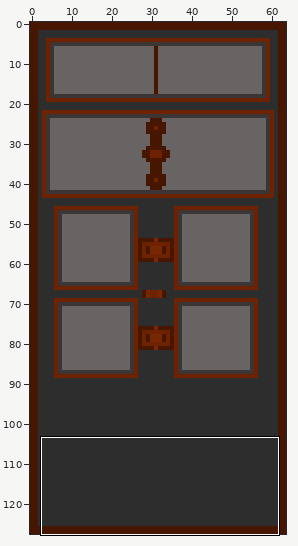
Sprite sheet, stored at core/assets/Inventory.png. Above: a wide view before the commit, with the close-up outlined.
Close-up. Before the edit:
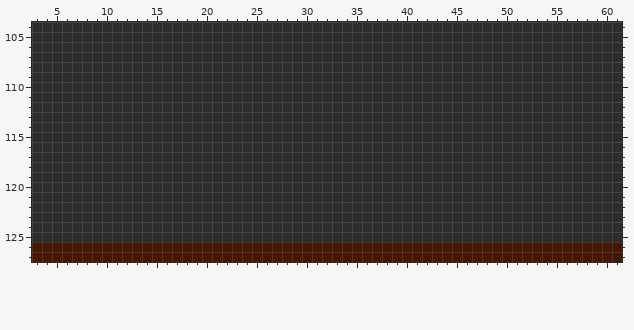
The file is 64x128 pixels. Shown: x 3..61, y 104..127.
New version:
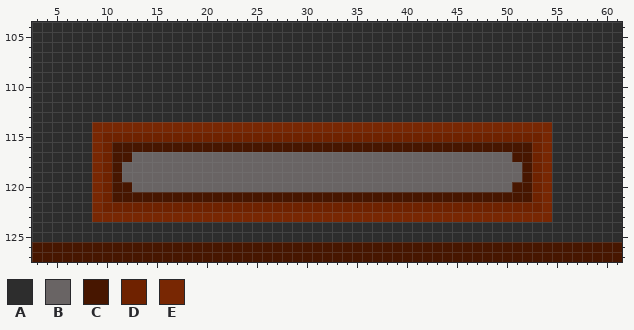
Palette (. is transparent): A #2d2d2d  B #696464  C #471600  D #6f2200  E #782703
Difference:
@@ x 3..61 @@
 113 AAAAAAAAAAAAAAAAAAAAAAAAAAAAAAAAAAAAAAAAAAAAAAAAAAAAAAAAAAA
-114 AAAAAAAAAAAAAAAAAAAAAAAAAAAAAAAAAAAAAAAAAAAAAAAAAAAAAAAAAAA
-115 AAAAAAAAAAAAAAAAAAAAAAAAAAAAAAAAAAAAAAAAAAAAAAAAAAAAAAAAAAA
-116 AAAAAAAAAAAAAAAAAAAAAAAAAAAAAAAAAAAAAAAAAAAAAAAAAAAAAAAAAAA
-117 AAAAAAAAAAAAAAAAAAAAAAAAAAAAAAAAAAAAAAAAAAAAAAAAAAAAAAAAAAA
-118 AAAAAAAAAAAAAAAAAAAAAAAAAAAAAAAAAAAAAAAAAAAAAAAAAAAAAAAAAAA
-119 AAAAAAAAAAAAAAAAAAAAAAAAAAAAAAAAAAAAAAAAAAAAAAAAAAAAAAAAAAA
-120 AAAAAAAAAAAAAAAAAAAAAAAAAAAAAAAAAAAAAAAAAAAAAAAAAAAAAAAAAAA
-121 AAAAAAAAAAAAAAAAAAAAAAAAAAAAAAAAAAAAAAAAAAAAAAAAAAAAAAAAAAA
-122 AAAAAAAAAAAAAAAAAAAAAAAAAAAAAAAAAAAAAAAAAAAAAAAAAAAAAAAAAAA
-123 AAAAAAAAAAAAAAAAAAAAAAAAAAAAAAAAAAAAAAAAAAAAAAAAAAAAAAAAAAA
+114 AAAAAAEEEEEEEEEEEEEEEEEEEEEEEEEEEEEEEEEEEEEEEEEEEEEEAAAAAAA
+115 AAAAAAEDDDDDDDDDDDDDDDDDDDDDDDDDDDDDDDDDDDDDDDDDDDDEAAAAAAA
+116 AAAAAAEDCCCCCCCCCCCCCCCCCCCCCCCCCCCCCCCCCCCCCCCCCCDEAAAAAAA
+117 AAAAAAEDCCBBBBBBBBBBBBBBBBBBBBBBBBBBBBBBBBBBBBBBCCDEAAAAAAA
+118 AAAAAAEDCBBBBBBBBBBBBBBBBBBBBBBBBBBBBBBBBBBBBBBBBCDEAAAAAAA
+119 AAAAAAEDCBBBBBBBBBBBBBBBBBBBBBBBBBBBBBBBBBBBBBBBBCDEAAAAAAA
+120 AAAAAAEDCCBBBBBBBBBBBBBBBBBBBBBBBBBBBBBBBBBBBBBBCCDEAAAAAAA
+121 AAAAAAEDCCCCCCCCCCCCCCCCCCCCCCCCCCCCCCCCCCCCCCCCCCDEAAAAAAA
+122 AAAAAAEDDDDDDDDDDDDDDDDDDDDDDDDDDDDDDDDDDDDDDDDDDDDEAAAAAAA
+123 AAAAAAEEEEEEEEEEEEEEEEEEEEEEEEEEEEEEEEEEEEEEEEEEEEEEAAAAAAA
 124 AAAAAAAAAAAAAAAAAAAAAAAAAAAAAAAAAAAAAAAAAAAAAAAAAAAAAAAAAAA
Pixel boxes of the changes (left, top, right, bottom) in both close-ups:
changed: (92, 122, 552, 222)
